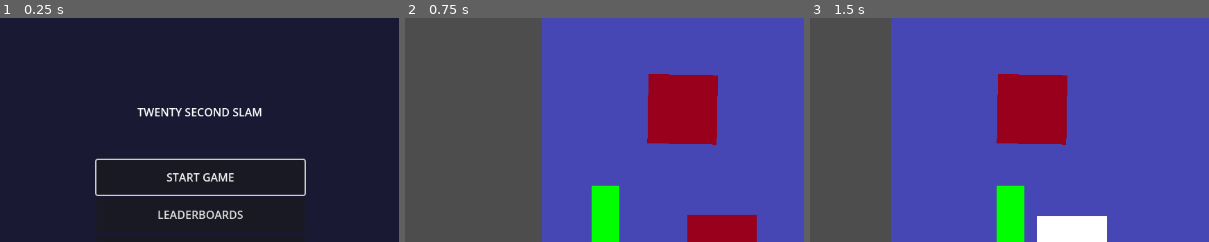
Above: before the commit, frames 1-3 (left to right).
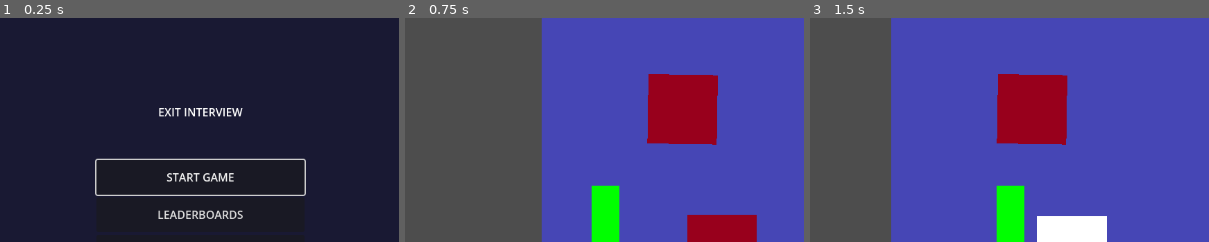
Above: after the commit, the same moments.

Repository: itlleat/twenty-second-slam
Game: Godot game, scene res://main_menu.tscn
Two runs of this game, one before a commit and one after it. Both use one fixed random seed, a clock stepped at 60 frames per second and the inputs below.
Inputs:
- Up to frame 1 (0.25 s): no input
- Up to frame 2 (0.75 s): click "START GAME" at 0.5 s
- Up to frame 3 (1.5 s): tap Enter at 1.25 s; hold D (move_right) from 1.28 s (still down); tap E (punch) at 1.35 s
The pictures show only the part of the screen within x 25-75%, y 0-50%; the shares and areas given below are measured in that part.

The runs differ from the first frame. In frame 1, 0.9% of the frame differs, in the area x 34-66%, y 40-45%; in frame 2, nothing differs; in frame 3, nothing differs.

Commit message:
changed title

Diff:
--- a/main_menu.tscn
+++ b/main_menu.tscn
@@ -37,7 +37,7 @@
 
 [node name="TitleLabel" type="Label" parent="MainContainer"]
 layout_mode = 2
-text = "TWENTY SECOND SLAM"
+text = "EXIT INTERVIEW"
 horizontal_alignment = 1
 vertical_alignment = 1
 
